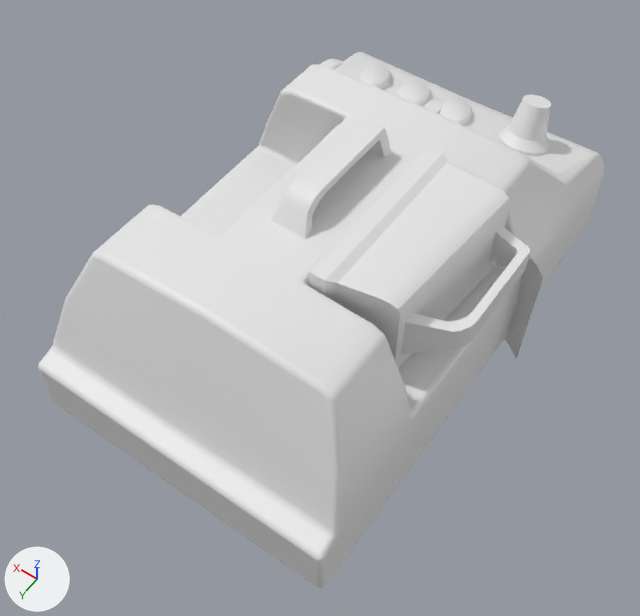
One commit to the Blender file assets/modelsSource/items/showcase.blend: the scene before it, then after it.
One viewpoint serves both versions: a 50 mm camera at (-3.18, 4.91, 8.8) aimed at (-0.14, 0.65, 2.12). Lighting does not change. The marker at lower left points along +X, +Y and +Z. The same objects are shown in both versions, whatever each file hides. Materials are left out; every surface is plain grey.
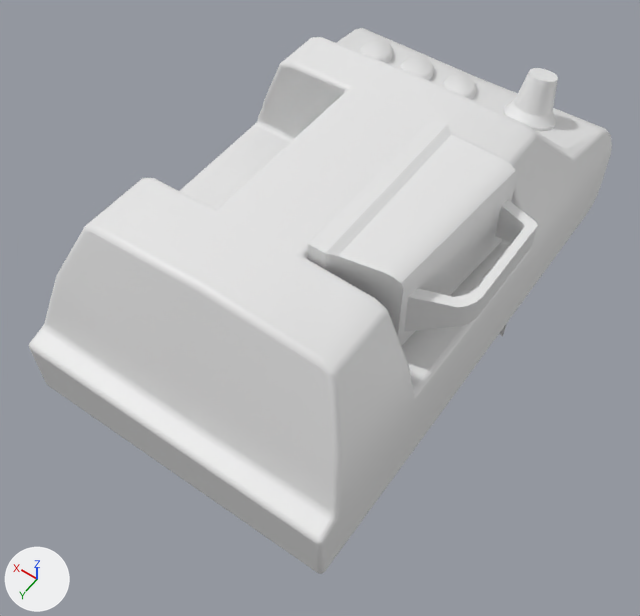
The change, as a list of edits to the scene's bpy script:
```text
Change me_cube_009:
    used by ob_cube_009; location = (0.02, -0.24, 1.38); scale = (0.733, 0.733, 0.733)
    remove me_cube_009.from_pydata(...)  # 61 vertices, 49 faces; spans x 0.0..2.2, y -3.25..3.97, z 0.02..2.69
    add me_cube_009.from_pydata(...)  # 141 vertices, 112 faces; spans x -2.2..2.2, y -3.25..3.97, z 0.02..2.69
    me_cube_009 part 1
    5 faces are deleted
    64 vertices are added at x -2.2..2.15, y -3.25..3.68, z 1.04..2.65
    8 new vertices lie (-2.08, 0.0, 0.0) away from vertices in x 0.0, y -3.25..3.97, z 0.02..0.93
    8 new vertices lie (-0.12, 0.0, 0.0) away from vertices in x -2.08, y -3.25..3.97, z 0.02..0.93
    68 new faces join them
Change ob_cube_009:
    ob_cube_009.location: (0.02, -0.24, 1.38) -> (0.02, -0.24, 1.7)
    remove _m = ob_cube_009.modifiers.new('Boolean', 'BOOLEAN')
    remove _m.object = ob_cube_010
    remove _m = ob_cube_009.modifiers.new('Mirror', 'MIRROR')
Change ob_cylinder_016:
    ob_cylinder_016.location: (-0.81, -1.99, 2.52) -> (-0.81, -1.99, 2.84)
Change ob_cylinder_018:
    ob_cylinder_018.location: (-0.04, -1.94, 2.49) -> (-0.04, -1.94, 2.81)
Change ob_cylinder_019:
    ob_cylinder_019.location: (0.47, -1.94, 2.49) -> (0.47, -1.94, 2.81)
Change ob_cylinder_020:
    ob_cylinder_020.location: (0.99, -1.94, 2.49) -> (0.99, -1.94, 2.81)
Change ob_cube_013:
    ob_cube_013.location: (-1.3, 0.33, 2.89) -> (-1.3, 0.33, 3.21)
```

What differs and where, as boxes [x1, y1, x2, y2] in the pictures (640 x 616 px):
'Cube.009', reshaped, moved, modifiers changed
    before: [38, 52, 604, 588]
    after: [29, 28, 612, 574]
'Cube.013', moved
    before: [309, 145, 511, 368]
    after: [308, 117, 517, 346]
'Cube.014', moved
    before: [401, 226, 531, 354]
    after: [404, 200, 538, 332]
'Cylinder.016', moved
    before: [498, 94, 551, 156]
    after: [503, 68, 558, 131]
'Cylinder.018', moved
    before: [439, 98, 472, 126]
    after: [442, 73, 477, 99]
'Cylinder.020', moved
    before: [358, 64, 391, 90]
    after: [359, 39, 393, 63]
'Cylinder.019', moved
    before: [398, 81, 431, 106]
    after: [400, 56, 434, 80]
part 1 of me_cube_009, built on
    before: [65, 65, 567, 536]
    after: [58, 37, 612, 574]
'Cube.012', unchanged, covered by the edit
    before: [270, 117, 391, 239]
'Bottle2.005', unchanged, covered by the edit
    before: [504, 256, 543, 359]
